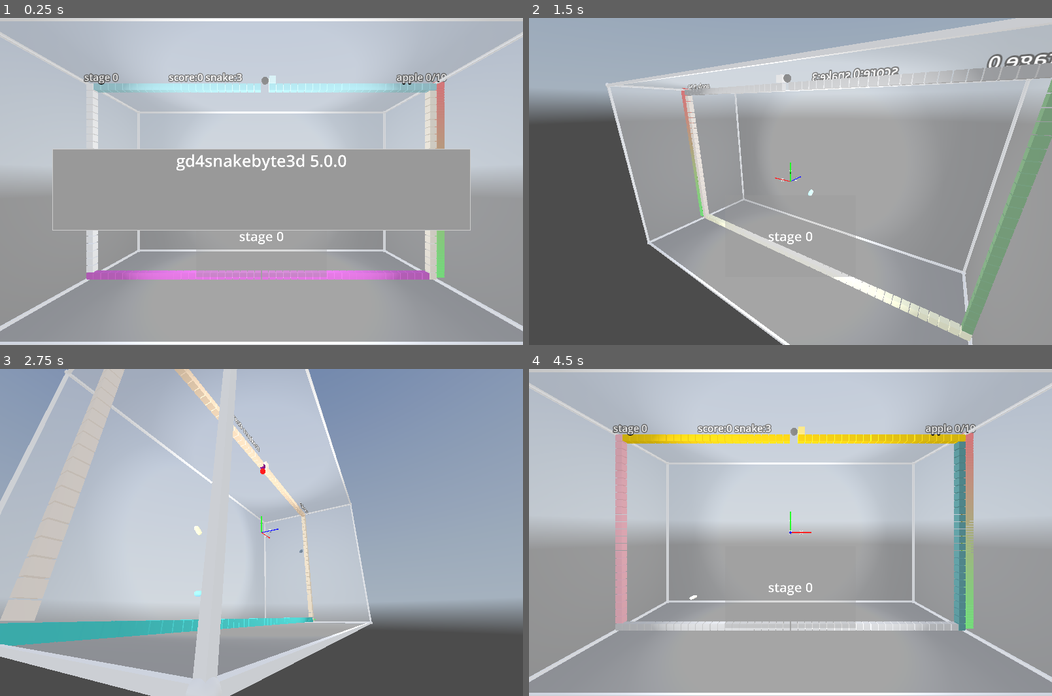
Above: before the commit, frames 1-4 (two rows, left to right).
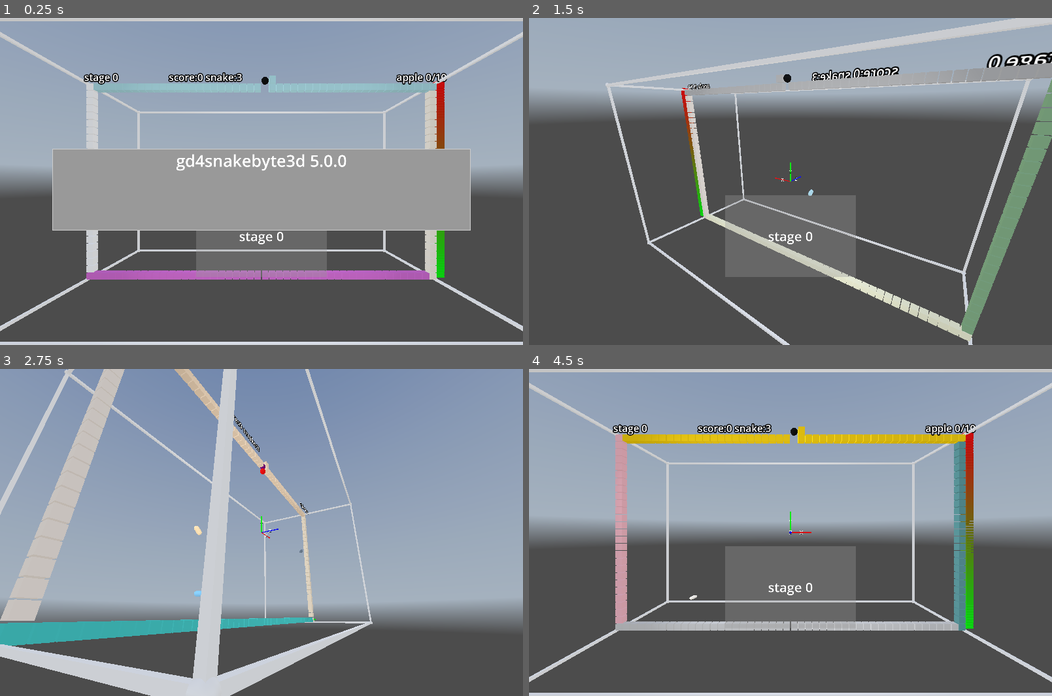
Above: after the commit, the same moments.

Repository: kasworld/gd4snakebyte3d
Game: Godot game, scene res://main.tscn
The game is run twice, just before and just after one commit, with the same random seed, the same clock (stepped at 60 frames per second) and the same inputs. A sky picture missing from this copy of the repository is replaced by a grey-blue gradient.
Inputs (mouse positions are in pixels of both pictures, inside the frame that each line leads up to):
- Up to frame 1 (0.25 s): no input
- Up to frame 2 (1.5 s): tap Enter at 0.5 s; move the mouse to (905, 165) at 0.52 s; hold Right 0.53-1.28 s; tap Q at 0.6 s; click (905, 165) at 0.67 s; tap Space at 0.77 s; move the mouse to (685, 197) at 1.27 s; hold Down from 1.28 s (still down); tap E at 1.35 s
- Up to frame 3 (2.75 s): tap Space at 1.52 s; move the mouse to (313, 460) at 2.02 s; release Down at 2.03 s; hold Right from 2.03 s (still down); tap Enter at 2.1 s
- Up to frame 4 (4.5 s): move the mouse to (764, 597) at 2.77 s; release Right at 2.78 s; hold Up 2.78-3.53 s; tap Q at 2.85 s; click (764, 597) at 2.92 s; tap Space at 3.02, 3.77 s; move the mouse to (947, 581) at 3.52 s; hold Left from 3.53 s (still down); tap E at 3.6 s; move the mouse to (633, 483) at 4.27 s; tap Enter at 4.35 s

The runs differ from the first frame. In frame 1, 74% of the frame differs, in the area x 0-100%, y 0-100%; in frame 2, 59%; in frame 3, 44%; in frame 4, 91%.

Commit message:
code clean

Diff:
--- a/lib/spot_light_group.gd
+++ b/lib/spot_light_group.gd
@@ -14,7 +14,7 @@
 	else:
 		assert(false)
 
-## flag bit == 1 , set visible to b
+## flag bit == 1 , set light_energy
 func set_light_energy(v :float, flags :int) -> void:
 	for i in light_list.size():
 		if BitFlag.TestByPos(i, flags):
--- a/main.gd
+++ b/main.gd
@@ -46,7 +46,8 @@
 	$GlassCabinet.init(WorldSize)
 	$GlassCabinet.get_camera_light().make_current()
 	$GlassCabinet.get_camera_light().get_light().visible = false
-	$GlassCabinet.lights.set_light_energy(50, BitFlag.MakeFilledFlags( $GlassCabinet.lights.get_size() ))
+	$GlassCabinet.show_wall_box(false)
+	$GlassCabinet.lights.set_light_energy(10, BitFlag.MakeFilledFlags( $GlassCabinet.lights.get_size() ))
 	new_game()
 
 var stage :SnakeByte
